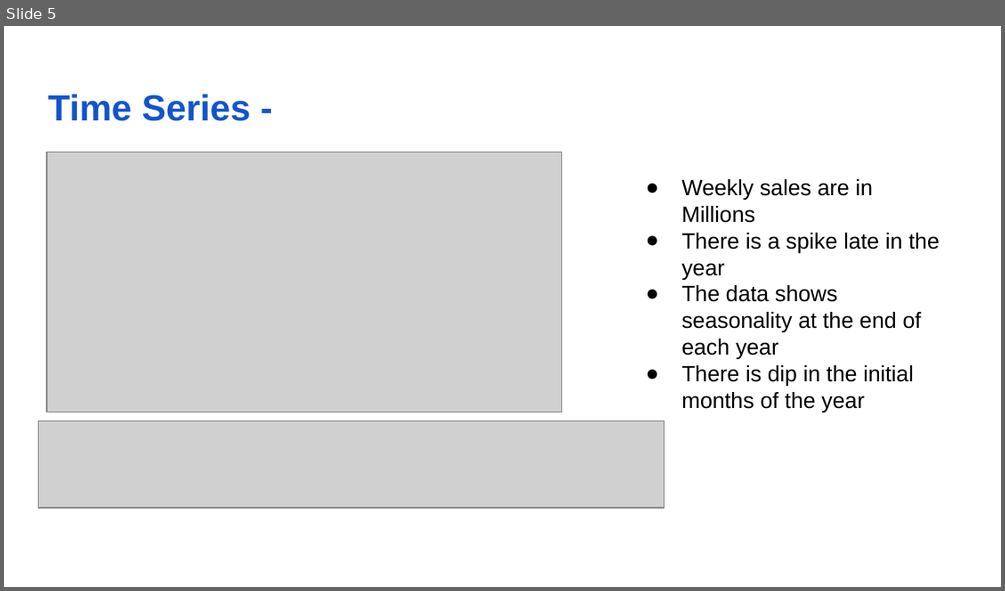
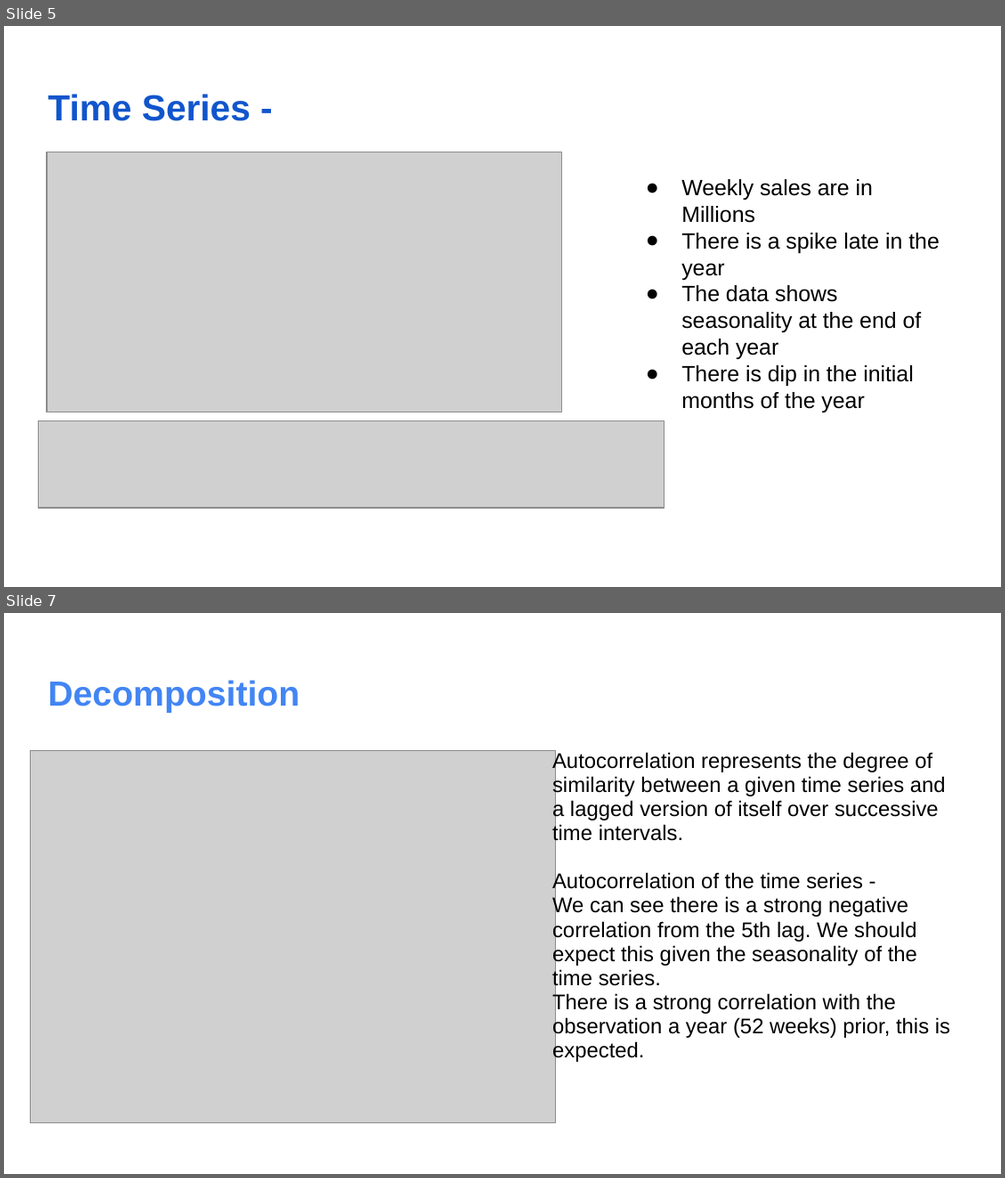
Before and after one commit to vaibhavimukadam/BussinessForecasting-WalmartSaleAnalysis, a slide deck: BusinessForecasting_group9.pptx. Shown one above the other, each under a label of ours: slide 5 before the commit, slides 5 and 7 after it; the slides between them are not shown. The pictures are 1005x591 and 1005x1178 pixels, drawn with LibreOffice and Linux fonts; fonts in the diff are those of the drawing; grey boxes stand for pictures. Boxes give left, top, right and bottom in pixels: in the first picture for what was removed or moved away, otherwise in the second. Text is boxed around its words. In the diff, an @@ line names an element or a change of style, - is before the commit and + after.

```diff
--- a/BusinessForecasting_group9.pptx
+++ b/BusinessForecasting_group9.pptx
@@ slide 7 added at (4, 613, 1001, 1174), background #FFFFFF @@
@@ title added at (48, 680, 299, 713), 25.2 pt, text #4285F4, bold @@
+Decomposition
@@ picture added at (30, 751, 555, 1123) @@
@@ text added at (552, 750, 950, 1062), 15.3 pt, text #000000 @@
+Autocorrelation represents the degree of similarity between a given time series and a lagged version of itself over successive time intervals.
+Autocorrelation of the time series -
+We can see there is a strong negative correlation from the 5th lag. We should expect this given the seasonality of the time series.
+There is a strong correlation with the observation a year (52 weeks) prior, this is expected.
```
Also in this commit, not shown: 9 slides changed, 3 other slides added, 2 slides removed, 4 other files.
